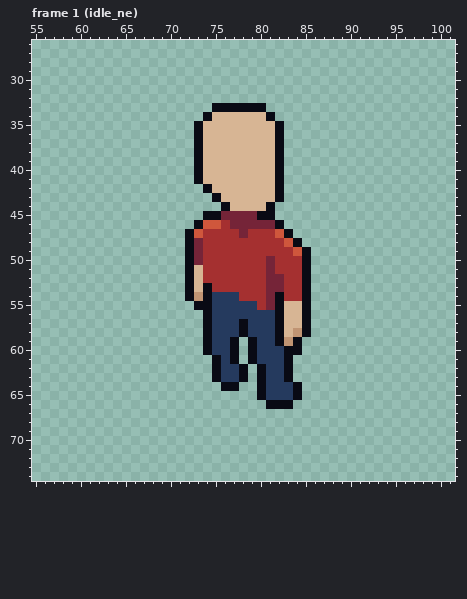
Two versions of one pixel-art file, Assets/Sprites/Units/Composite/base_unit.aseprite. The picture above is the old version.
160x128 pixels, 22 frames. Shown: frame 1 (idle_ne): x 55..101, y 26..74. The commit also changed other frames, which this record leaves out.
Now the later version:
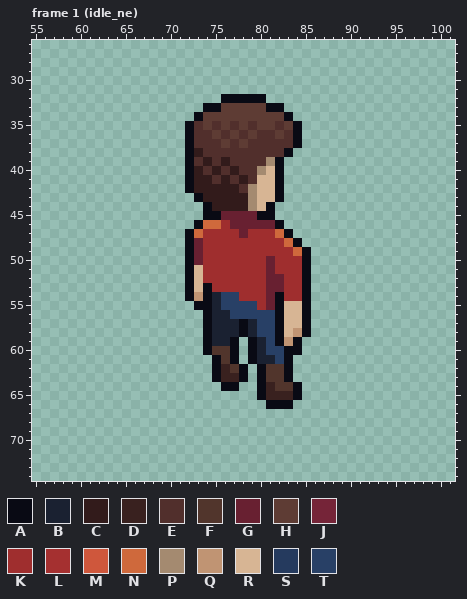
Palette (. is transparent): A #090a14  B #1a2131  C #321b1b  D #39211f  E #512f2c  F #51352c  G #682031  H #5e3c34  J #752438  K #9f2e2e  L #a53030  M #cf573c  N #cf693c  P #a48a70  Q #c09473  R #d7b594  S #253a5e  T #284066
Diff:
Frame 1 (idle_ne):
The author put colour A in row 32 at x 76 to 80; in row 33 at x 74 and 81 to 82; in row 34 at x 73 and 83; in rows 35 to 37 at x 72 and 84; in row 38 at x 72 and 83; in rows 39 to 42 at x 72.
The author put colour A in row 43 at x 73; in row 44 at x 74.
Colour S becomes colour B in rows 54 to 55 at x 75; in row 56 at x 75 to 76; in rows 57 to 58 at x 75 to 77 and 79; in row 59 at x 75 to 76 and 80; in row 60 at x 80; in row 61 at x 80 to 81.
The author put colour C in row 42 at x 73; in row 43 at x 74; in row 44 at x 75.
Colour A becomes colour C in row 38 at x 73; in rows 40 to 41 at x 73; in row 42 at x 74; in row 43 at x 75; in row 44 at x 76.
Colour R becomes colour C in row 39 at x 74 and 76; in row 40 at x 75 and 77; in row 41 at x 74, 76 and 78; in row 42 at x 75 to 77; in row 43 at x 76 to 78; in row 44 at x 77 to 78.
Colour S becomes colour D in row 62 at x 76; in row 63 at x 76 to 77; in row 64 at x 81; in row 65 at x 81 to 83.
The author put colour E in rows 36 to 37 at x 83.
Colour A becomes colour E in row 35 at x 73 and 82; in row 36 at x 73; in row 37 at x 73 and 82; in row 38 at x 82; in row 39 at x 73.
Colour R becomes colour E in row 35 at x 75, 77 and 79; in row 36 at x 74, 76, 78 and 80 to 81; in row 37 at x 74 to 75, 77 and 79 to 81; in row 38 at x 74 to 81; in row 39 at x 75 and 77 to 80; in row 40 at x 74, 76 and 78 to 79.
Colour R becomes colour E in row 41 at x 75, 77 and 79; in row 42 at x 78.
Colour S becomes colour F in row 60 at x 75 to 76; in row 61 at x 76; in row 62 at x 77 and 81 to 82; in row 63 at x 81 to 82; in row 64 at x 82 to 83.
Colour J becomes colour G in row 45 at x 76 to 79; in row 46 at x 77 to 81; in row 47 at x 78; in rows 48 to 49 at x 73; in row 50 at x 73 and 81; in row 51 at x 81.
Colour J becomes colour G in rows 52 to 53 at x 81 to 82; in rows 54 to 55 at x 81.
The author put colour H in row 34 at x 82; in row 35 at x 83.
Colour A becomes colour H in row 33 at x 76 to 80; in row 34 at x 74 and 81; in row 36 at x 82.
Colour R becomes colour H in row 34 at x 75 to 80; in row 35 at x 74, 76, 78 and 80 to 81; in row 36 at x 75, 77 and 79; in row 37 at x 76 and 78.
Colour L becomes colour K in row 46 at x 76; in row 47 at x 74 to 77 and 79 to 81; in row 48 at x 74 to 82; in row 49 at x 74 to 83; in rows 50 to 51 at x 74 to 80 and 82 to 84; in row 52 at x 74 to 80 and 83 to 84.
Colour L becomes colour K in row 53 at x 75 to 80 and 83 to 84; in row 54 at x 78 to 80 and 83 to 84; in row 55 at x 80.
Colour M becomes colour N in row 46 at x 74 to 75; in row 47 at x 73 and 82; in row 48 at x 83; in row 49 at x 84.
Colour R becomes colour P in row 39 at x 81; in row 40 at x 80; in rows 42 to 44 at x 79.
Colour S becomes colour T in row 54 at x 76 to 77; in row 55 at x 76 to 79; in row 56 at x 77 to 81; in rows 57 to 58 at x 80 to 81; in row 59 at x 81; in row 60 at x 81 to 82.
Colour S becomes colour T in row 61 at x 82.
Where, in picture pixels (left, top, right, bottom), the same in both pictures:
changed: (185, 94, 302, 400)
